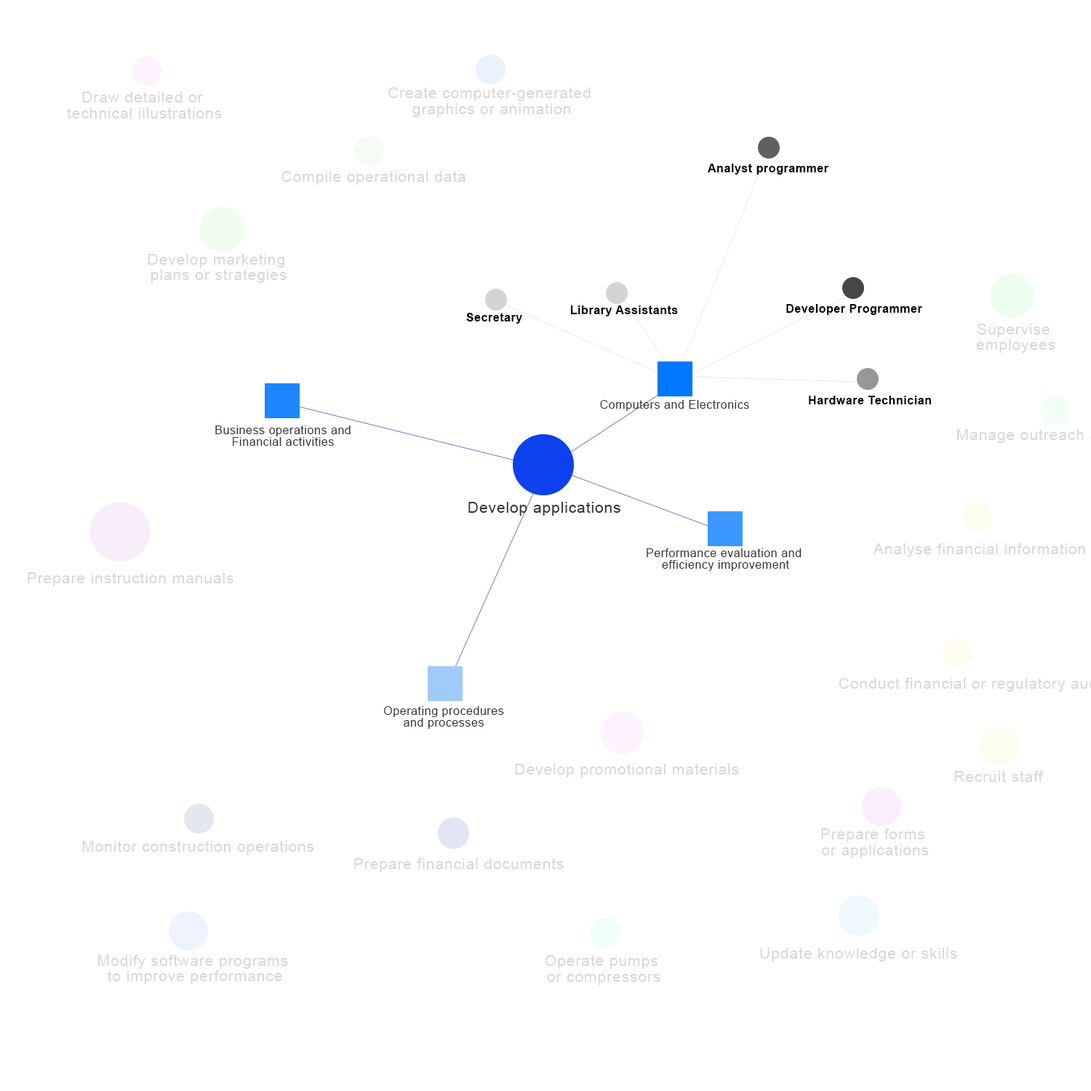
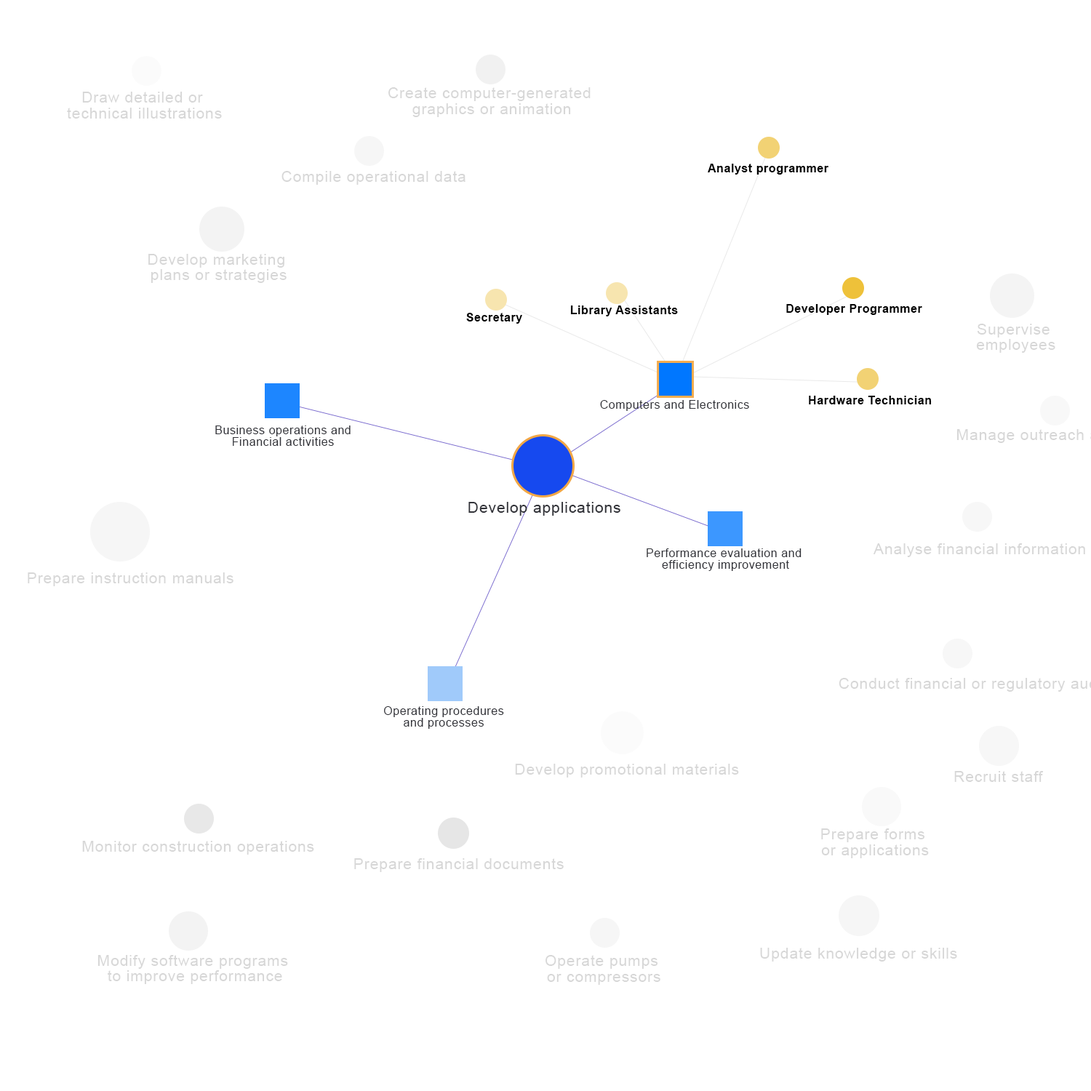
Layered file, before and after one edit (1091×1091). Changes by layer:
painted on "Ellipse 20" over [485, 288, 508, 311]
painted on "Ellipse 19" over [606, 282, 628, 305]
painted on "Ellipse 1" over [511, 434, 575, 498]
painted on "Ellipse 21" over [758, 136, 781, 159]
painted on "Ellipse 18" over [842, 277, 865, 300]
painted on "Ellipse 17" over [857, 368, 880, 391]
painted on "Rectangle 1" over [657, 360, 695, 399]
